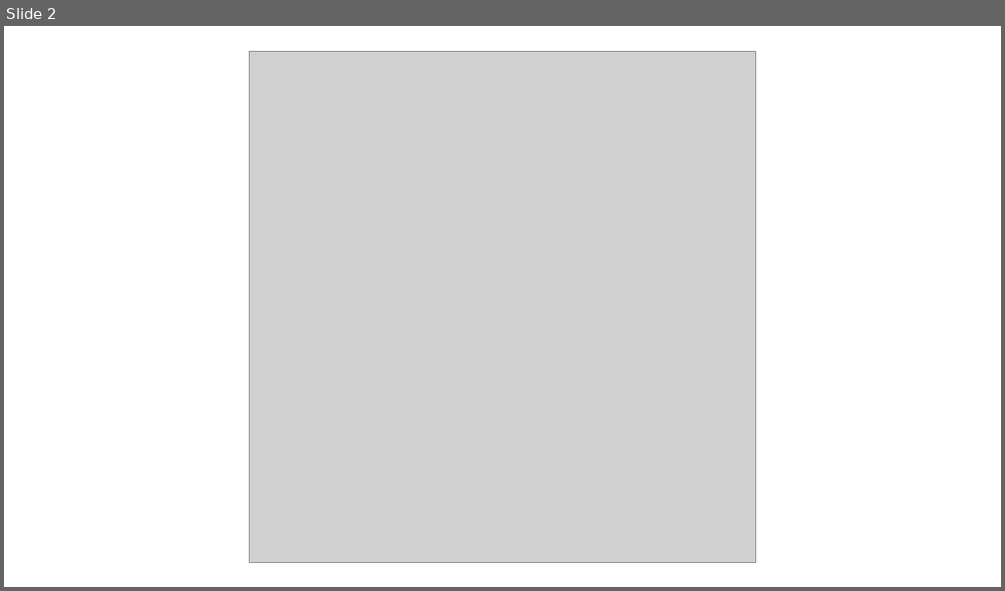
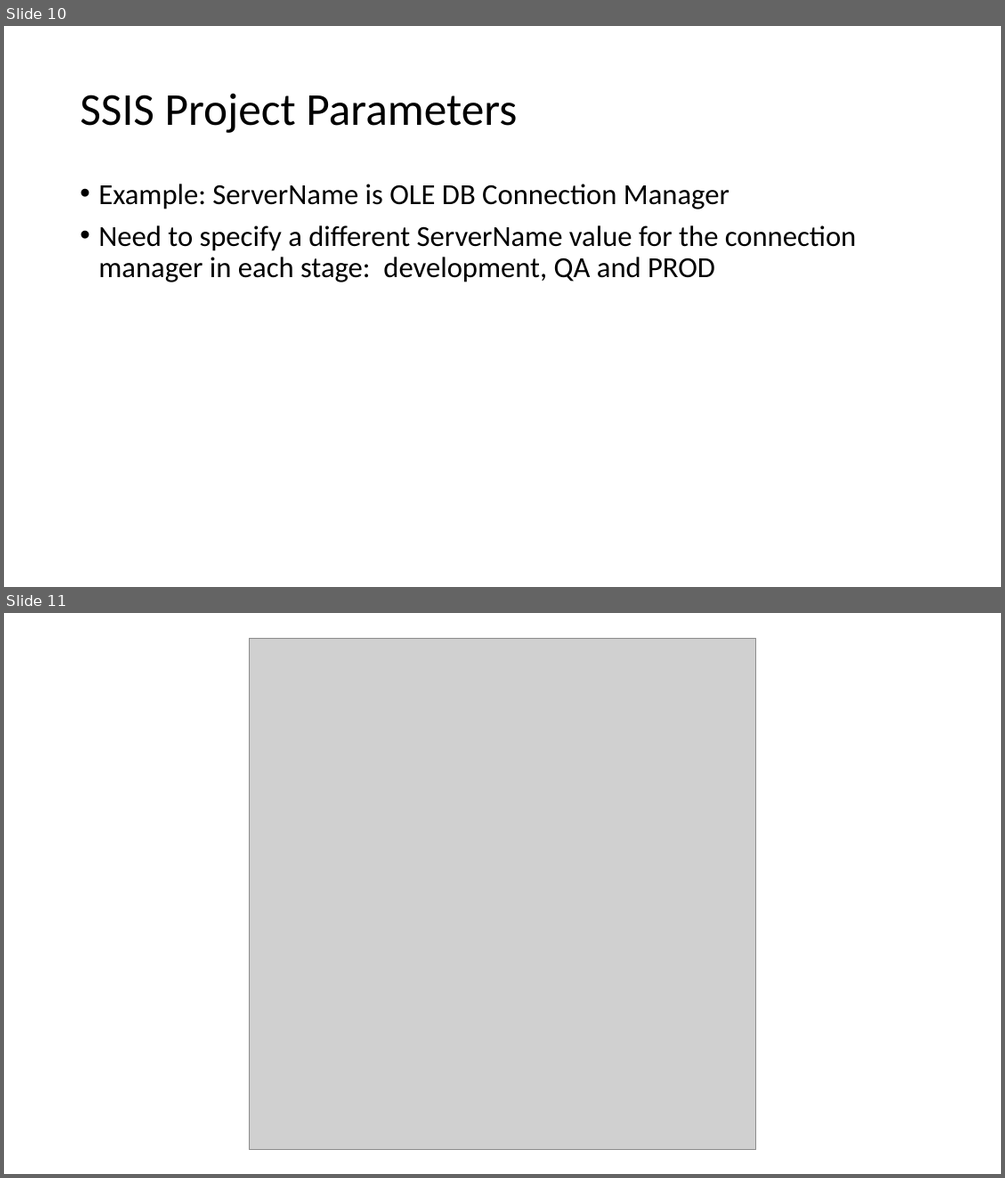
Before and after one commit to agent86ray/ETL-Patterns, a slide deck: SSIS_DEPLOYMENT_AND_SQL_AGENT/SSIS_DEPLOYMENT_AND_SQL_AGENT_SCREEN_SHOTS.pptx. Shown one above the other, each under a label of ours: slide 2 before the commit, slides 10 and 11 after it. The pictures are 1005x591 and 1005x1178 pixels, drawn with LibreOffice and Linux fonts; fonts in the diff are those of the drawing; grey boxes stand for pictures. Boxes give left, top, right and bottom in pixels: in the first picture for what was removed or moved away, otherwise in the second. Text is boxed around its words. In the diff, an @@ line names an element or a change of style, - is before the commit and + after.

Commit message:
Add package to demonstrate SSIS Package parameters.

```diff
--- a/SSIS_DEPLOYMENT_AND_SQL_AGENT/SSIS_DEPLOYMENT_AND_SQL_AGENT_SCREEN_SHOTS.pptx
+++ b/SSIS_DEPLOYMENT_AND_SQL_AGENT/SSIS_DEPLOYMENT_AND_SQL_AGENT_SCREEN_SHOTS.pptx
@@ slide 10 added at bbox=[4, 26, 1001, 587], background #FFFFFF @@
@@ title added at bbox=[80, 93, 517, 133], 44 pt, text #000000 @@
+SSIS Project Parameters
@@ text added at bbox=[98, 184, 857, 282], 28 pt, text #000000 @@
+• Example: ServerName is OLE DB Connection Manager
+• Need to specify a different ServerName value for the connection manager in each stage: development, QA and PROD
@@ what was slide 2 is now slide 11 @@
```
Also in this commit, not shown: 1 slide changed, 8 other slides added, 6 other files.
